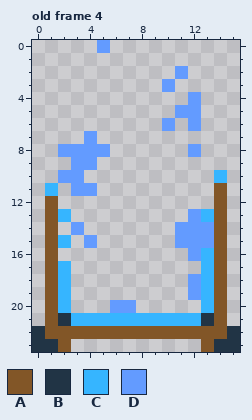
Two states of a pixel-art file, Assets/WorldObjects/Members/Buildings/Recharging/RechargingSquareStation.aseprite. This is how it looked before the edit.
16x24 pixels, 8 frames. Shown: old frame 4.
Visible layers, top first: "Base Frame", "Fizzles".
Palette (. is transparent): A #825627  B #213445  C #36b5ff  D #639bff
Pixels before, old frame 4, first column x 0:
 0 .....D..........
 1 ................
 2 ...........D....
 3 ..........D.....
 4 ............D...
 5 ...........DD...
 6 ..........D.D...
 7 ....D...........
 8 ..DDDD......D...
 9 ...DD...........
10 ..DD..........C.
11 .C.DD.........A.
12 .A............A.
13 .AC.........DCA.
14 .A.D.......DDDA.
15 .AC.D......DDDA.
16 .A..........DCA.
17 .AC..........CA.
18 .AC.........DCA.
19 .AC.........DCA.
20 .AC...DD.....CA.
21 .ABCCCCCCCCCCBA.
22 BAAAAAAAAAAAAAAB
23 BBA..........ABB
And afterwards:
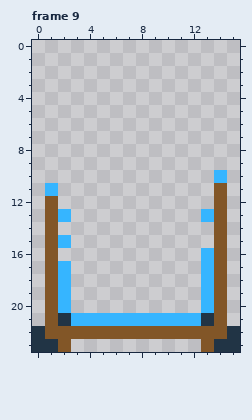
A new or re-ordered frame is compared with the old frame closest to it.
From old to new:
frames 8 -> 9
Frame 9 is new; against old frame 4, layer "Fizzles":
y 0: x 5 D -> .
y 2: x 11 D -> .
y 3: x 10 D -> .
y 4: x 12 D -> .
y 5: x 11..12 DD -> ..
y 6: x 10 D -> .; x 12 D -> .
y 7: x 4 D -> .
y 8: x 2..5 DDDD -> ....; x 12 D -> .
y 9: x 3..4 DD -> ..
y 10: x 2..3 DD -> ..
y 11: x 3..4 DD -> ..
y 13: x 12 D -> .
y 14: x 3 D -> .; x 11..13 DDD -> ...
y 15: x 4 D -> .; x 11..13 DDD -> ...
y 16: x 12 D -> .
y 18..19: x 12 D -> .
y 20: x 6..7 DD -> ..
Pixel boxes of the changes (left, top, right, bottom) in both pictures:
erased: (97, 40, 110, 53)
erased: (58, 66, 214, 313)
